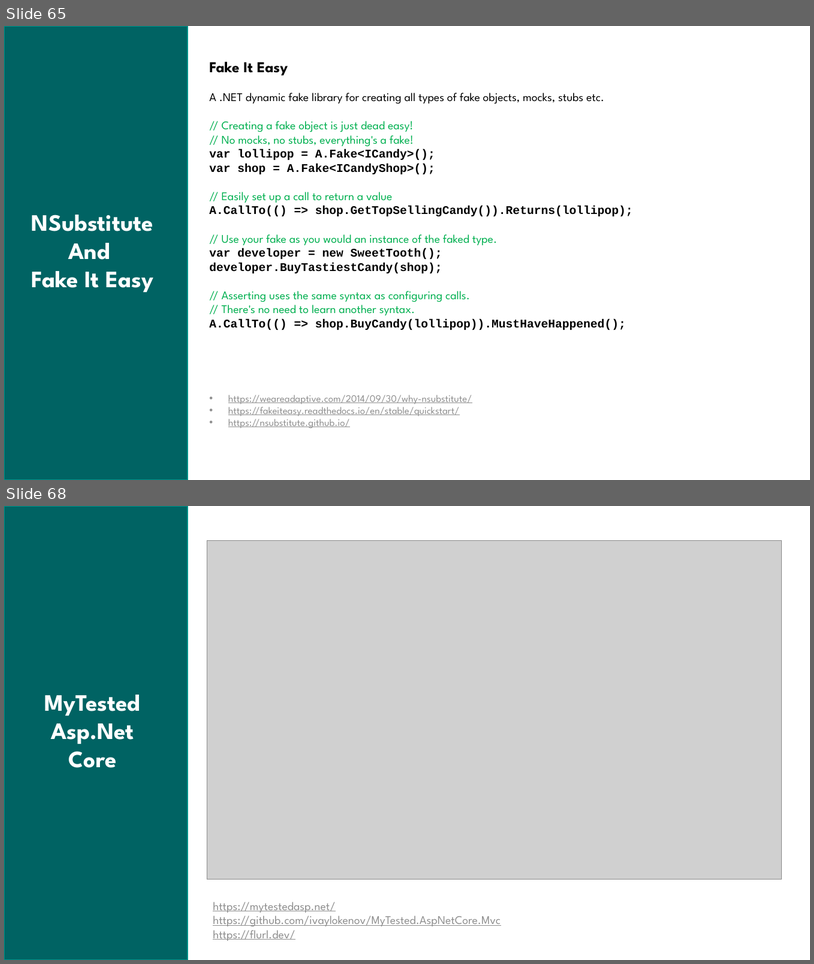
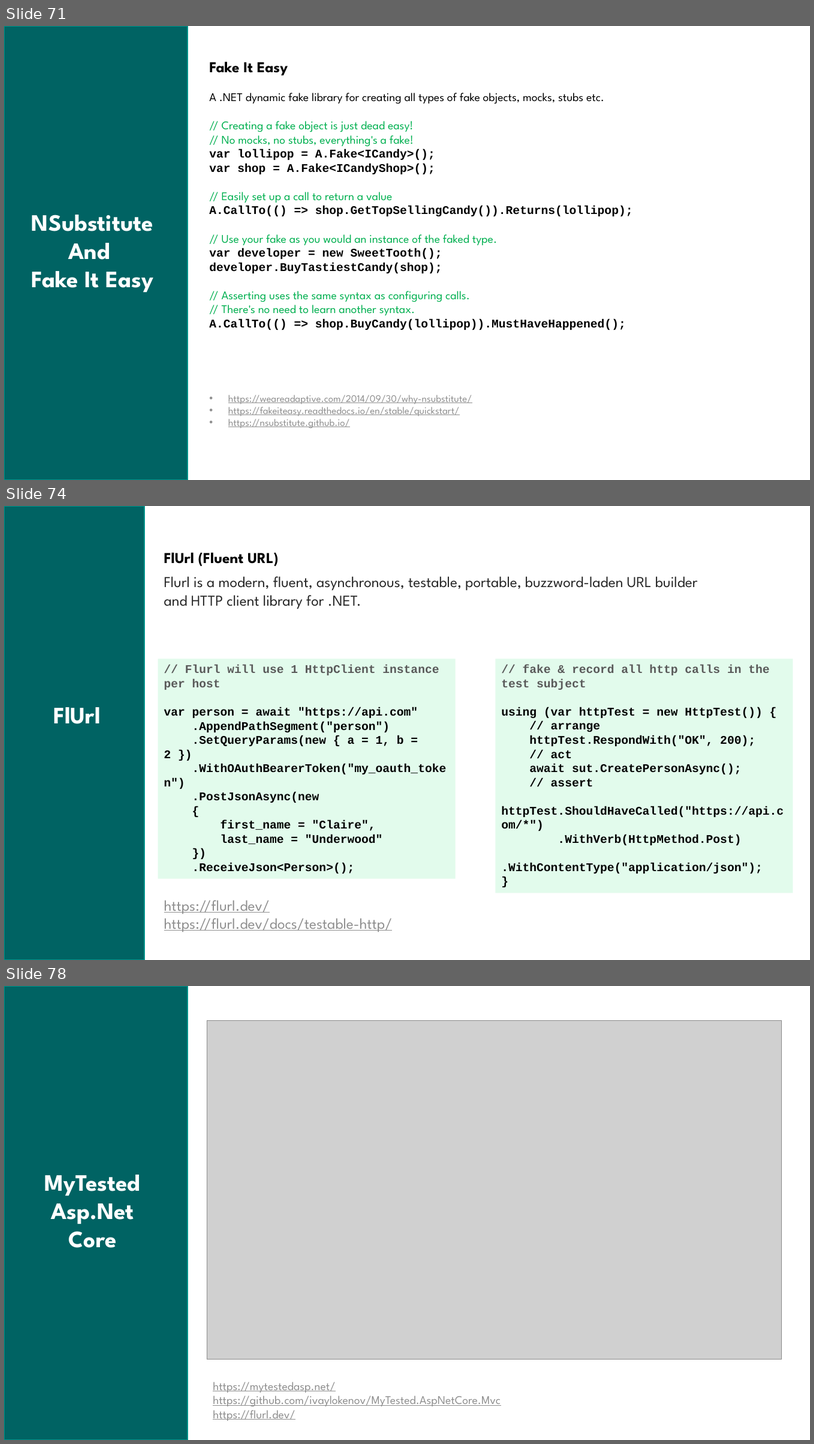
Before and after one commit to arifcakir/dotnettest, a slide deck: TestingAndBestPractices.pptx. Shown one above the other, each under a label of ours: slides 65 and 68 before the commit, slides 71, 74 and 78 after it; the slides between them are not shown. The pictures are 814x964 and 814x1444 pixels, drawn with LibreOffice and Linux fonts; fonts in the diff are those of the drawing; grey boxes stand for pictures. Boxes give left, top, right and bottom in pixels: in the first picture for what was removed or moved away, otherwise in the second. Text is boxed around its words. In the diff, an @@ line names an element or a change of style, - is before the commit and + after.

```diff
--- a/TestingAndBestPractices.pptx
+++ b/TestingAndBestPractices.pptx
@@ slide 74 added at bbox=[4, 506, 810, 960], background #FFFFFF @@
@@ rectangle added at bbox=[4, 506, 144, 960], fill #006363, outline #00928A 1.25 pt @@
@@ text added at bbox=[164, 552, 278, 566], 18 pt, text #000000, bold @@
+FlUrl (Fluent URL)
@@ text added at bbox=[164, 576, 698, 609], 18 pt, text #262626 @@
+Flurl is a modern, fluent, asynchronous, testable, portable, buzzword-laden URL builder and HTTP client library for .NET.
@@ rectangle added at bbox=[158, 658, 456, 879], fill #E2FBEC, 14 pt, text #000000, bold @@
+// Flurl will use 1 HttpClient instance per host
+var person = await "https://api.com"
+.AppendPathSegment("person")
+.SetQueryParams(new { a = 1, b = 2 })
+.WithOAuthBearerToken("my_oauth_token")
+.PostJsonAsync(new
+{
+first_name = "Claire",
+last_name = "Underwood"
+})
+.ReceiveJson<Person>();
@@ rectangle added at bbox=[496, 658, 794, 892], fill #E2FBEC, 14 pt, text #000000, bold @@
+// fake & record all http calls in the test subject
+using (var httpTest = new HttpTest()) {
+// arrange
+httpTest.RespondWith("OK", 200);
+// act
+await sut.CreatePersonAsync();
+// assert
+httpTest.ShouldHaveCalled("https://api.com/*")
+.WithVerb(HttpMethod.Post)
+.WithContentType("application/json");
+}
@@ text added at bbox=[53, 707, 101, 724], 28 pt, text #FFFFFF, bold @@
+FlUrl
@@ text added at bbox=[164, 900, 393, 931], 18 pt, text #8F8F8F, underline @@
+https://flurl.dev/
+https://flurl.dev/docs/testable-http/
@@ what was slide 65 is now slide 71 @@
@@ what was slide 68 is now slide 78 @@
```
Also in this commit, not shown: 3 slides changed, 11 other slides added, 2 slides removed, 1 other file.
